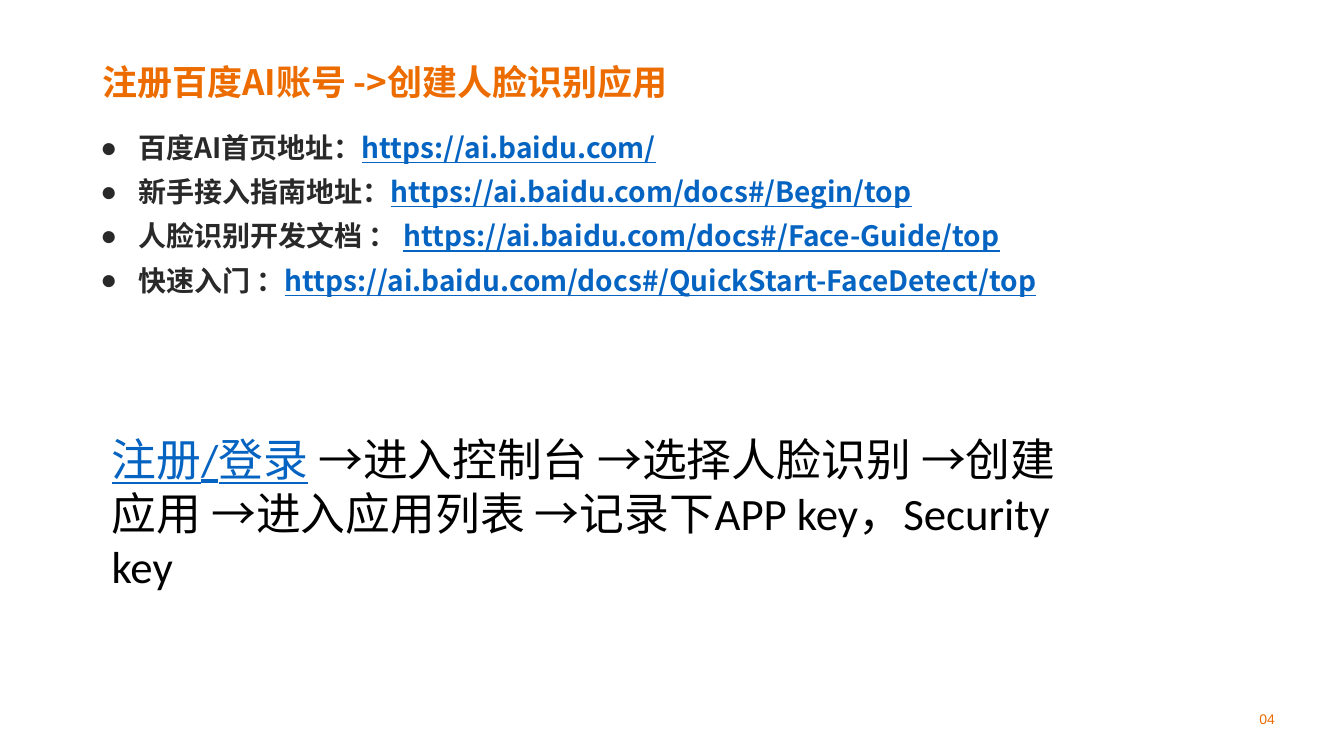
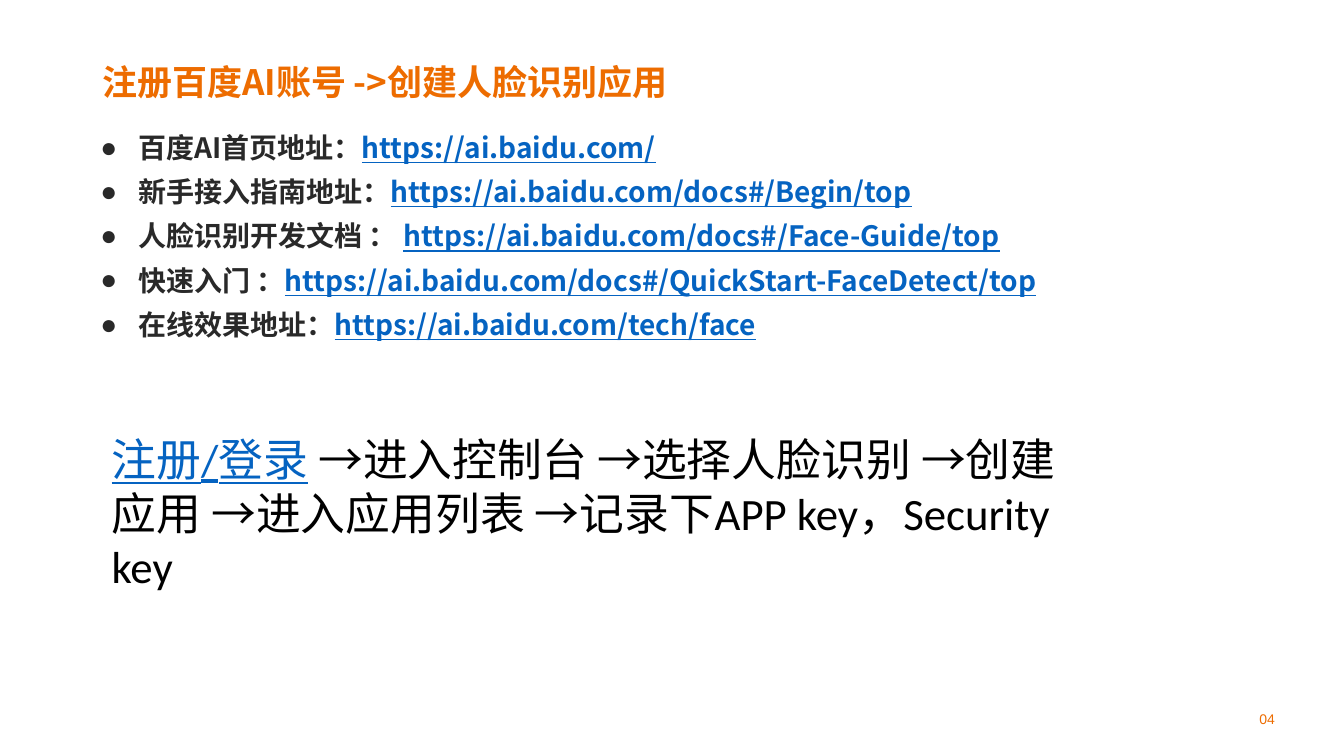
Before and after one commit to XiuyeXYE/BaiDuAI, a slide deck: slide 3 of BaiduAI.pptx. Drawn at 1344x756 pixels with LibreOffice and Linux fonts; fonts in the diff are those of the drawing; background and template pictures are left out. Boxes give left, top, right and bottom in pixels: in the first picture for what was removed or moved away, otherwise in the second. Text is boxed around its words. In the diff, an @@ line names an element or a change of style, - is before the commit and + after.

```diff
--- a/BaiduAI.pptx
+++ b/BaiduAI.pptx
@@ text at [138, 311, 756, 341]: paragraph added @@
+● 在线效果地址：https://ai.baidu.com/tech/face
```
Also in this commit, not shown: 4 other slides changed, 6 other files.
